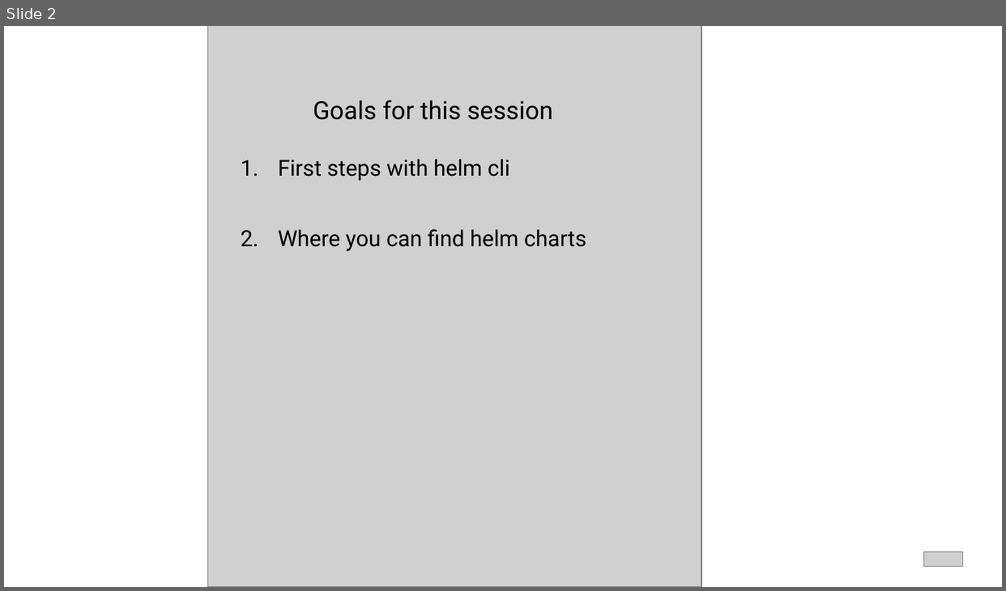
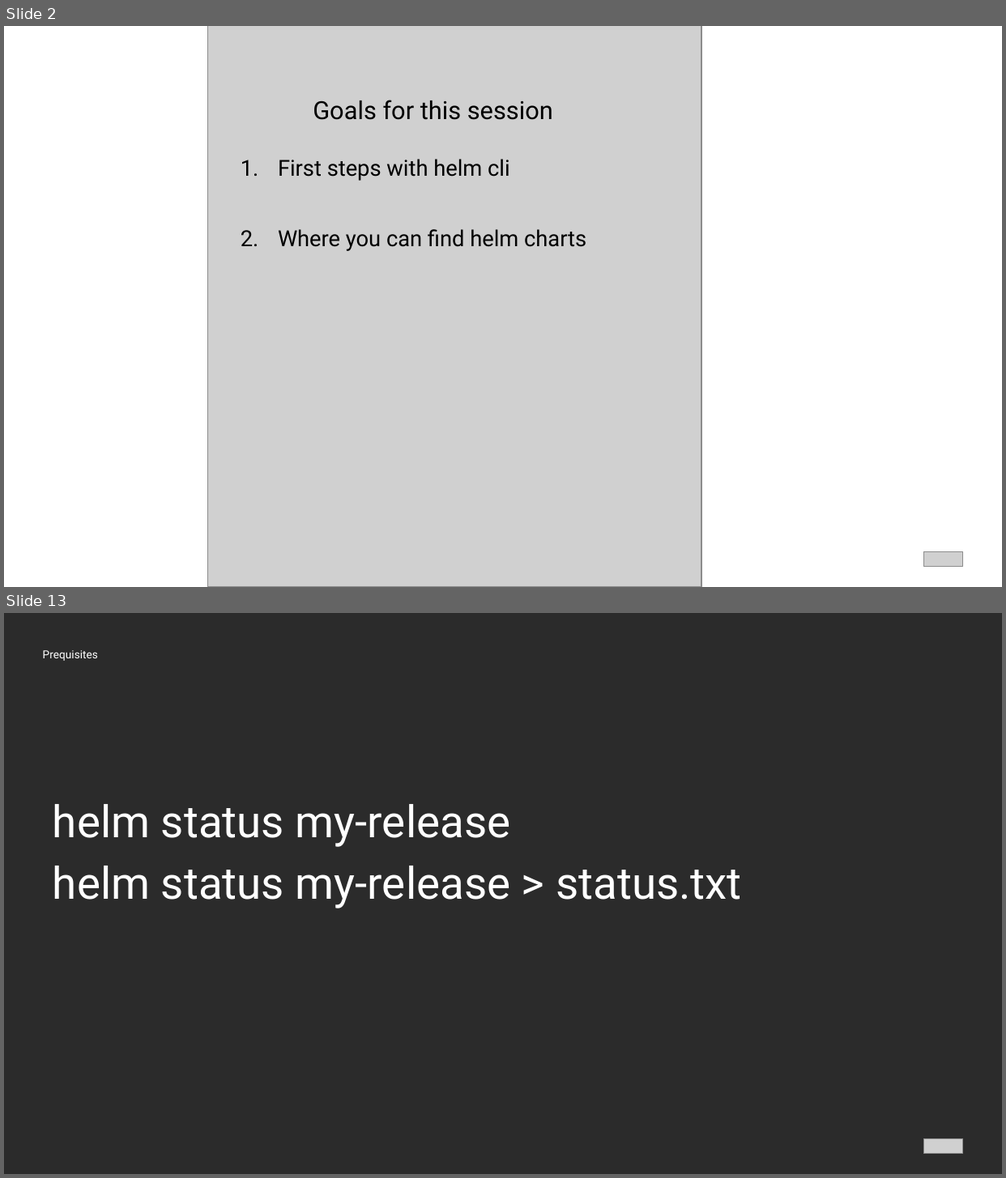
Before and after one commit to Hassel93/helm_course, a slide deck: presentations/01_04_Helm_Cli.pptx. Shown one above the other, each under a label of ours: slide 2 before the commit, slides 2 and 13 after it; the slides between them are not shown. The pictures are 1006x591 and 1006x1178 pixels, drawn with LibreOffice and Linux fonts; fonts in the diff are those of the drawing; grey boxes stand for pictures; background and template pictures are left out; a plain dark background stands for a picture behind light text. Boxes give left, top, right and bottom in pixels: in the first picture for what was removed or moved away, otherwise in the second. Text is boxed around its words. In the diff, an @@ line names an element or a change of style, - is before the commit and + after.

```diff
--- a/presentations/01_04_Helm_Cli.pptx
+++ b/presentations/01_04_Helm_Cli.pptx
@@ slide 13 added at (x1=4, y1=613, x2=1002, y2=1174), background picture (left out) @@
@@ text added at (x1=43, y1=650, x2=98, y2=661), 8 pt, text #FFFFFF @@
+Prequisites
@@ text added at (x1=53, y1=804, x2=742, y2=909), 32 pt, text #FFFFFF @@
+helm status my-release
+helm status my-release > status.txt
@@ picture added at (x1=924, y1=1139, x2=963, y2=1154) @@
```
Also in this commit, not shown: 4 slides changed, 11 other slides added, 38 other files.
